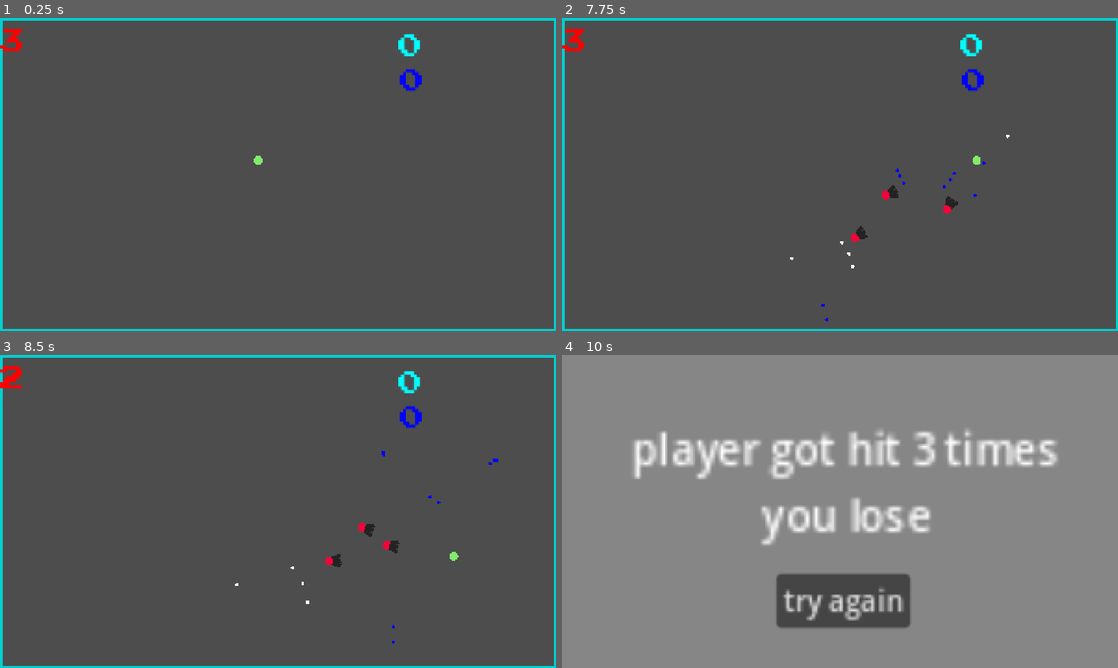
Above: before the commit, frames 1-4 (two rows, left to right).
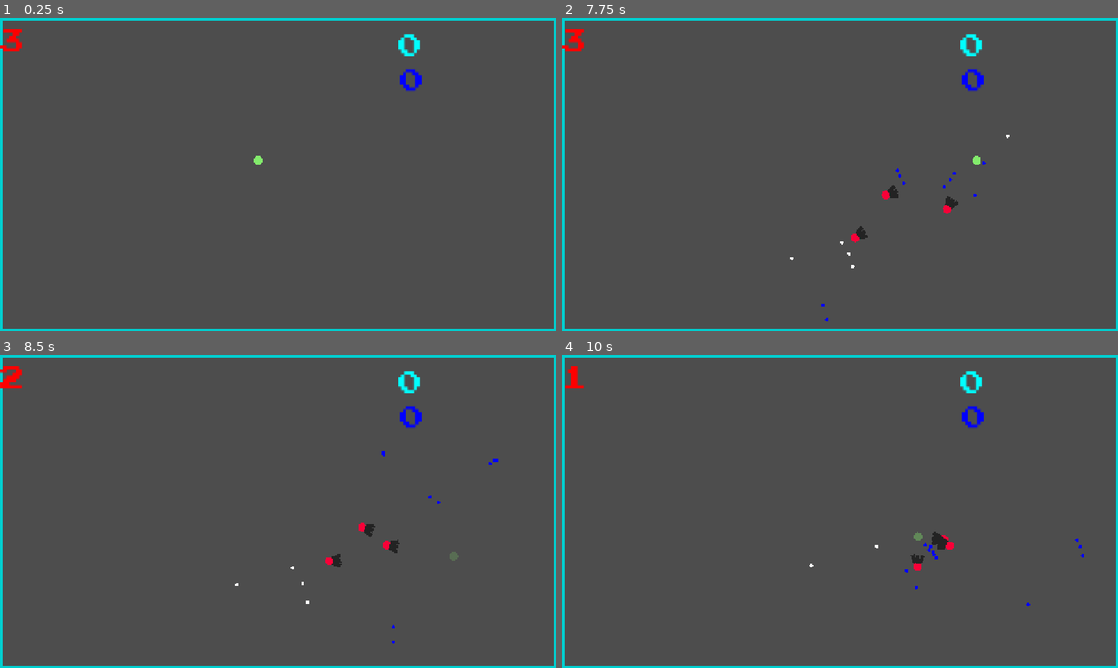
Above: after the commit, the same moments.

Repository: ktosox/GWJ80
Game: Godot game, scene res://level/test_level.tscn
The game is run twice, just before and just after one commit, with the same random seed, the same clock (stepped at 60 frames per second) and the same inputs.
Inputs:
- Up to frame 1 (0.25 s): no input
- Up to frame 2 (7.75 s): tap Enter at 0.5 s; hold D (right) 0.53-1.28 s; hold Down (down) 1.28-2.03 s; hold D (right) 2.03-2.78 s; hold W (up) 2.78-3.53 s; hold A (left) 3.53-5.03 s; hold Down (down) 5.03-5.78 s; hold D (right) 5.78-6.53 s; hold W (up) 6.53-7.28 s; hold D (right) from 7.28 s (still down)
- Up to frame 3 (8.5 s): release D (right) at 8.03 s; hold Down (down) from 8.03 s (still down)
- Up to frame 4 (10 s): release Down (down) at 8.78 s; hold A (left) 8.78-9.53 s; hold W (up) from 9.53 s (still down)

Frames 1-2 are identical in both runs. In frame 3, less than 0.1% of the frame differs, in the area x 80-83%, y 62-66%; in frame 4, 97%, in the area x 0-100%, y 0-100%.

Commit message:
added GameManager + put all UI stuff on a single scene
moved all game logic that gets accessed by UI over to GameManager
moved all of the labels over to UI
added a invurability animation to Player that activates when hits and prevents damage for a period of time

Diff:
--- /dev/null
+++ b/Game/Global/game_manager.gd
@@ -0,0 +1,47 @@
+extends Node
+
+signal score_changed(new_score)
+
+signal health_changed(new_health)
+
+@export var game_over_scene : PackedScene
+
+@export var current_player : CharacterBody2D
+
+@export var current_score : int
+
+@export var current_health : int
+
+
+func change_score(amount = 0):
+	current_score += amount
+	emit_signal("score_changed",current_score)
+	pass
+
+
+func set_score(new_score : int):
+	current_score = new_score
+	emit_signal("score_changed",current_score)
+	pass
+
+func change_health(amount = 0): # - for health lost, + for health gained
+	current_health += amount
+	emit_signal("health_changed",current_health)
+	if current_health < 1:
+		lose_game()
+	pass
+
+func set_health(new_health : int):
+	current_health = new_health
+	emit_signal("health_changed",current_health)
+
+
+func lose_game():
+
+	if(Global.high_score < current_score):
+		Global.high_score = current_score
+		Global.save_game()
+
+	var game_over = game_over_scene.instantiate()
+	get_tree().current_scene.add_child(game_over)
+	pass
--- /dev/null
+++ b/Game/Global/game_manager.tscn
@@ -0,0 +1,8 @@
+[gd_scene load_steps=3 format=3 uid="uid://bsuiktn4hmas4"]
+
+[ext_resource type="Script" uid="uid://cg72kwctsprse" path="res://Global/game_manager.gd" id="1_es8qg"]
+[ext_resource type="PackedScene" uid="uid://b0tj6ma6afh21" path="res://UI/game_over.tscn" id="2_0ke1m"]
+
+[node name="GameManager" type="Node"]
+script = ExtResource("1_es8qg")
+game_over_scene = ExtResource("2_0ke1m")
--- a/Game/level/game_over.tscn
+++ b/Game/UI/game_over.tscn
@@ -1,6 +1,6 @@
 [gd_scene load_steps=2 format=3 uid="uid://b0tj6ma6afh21"]
 
-[ext_resource type="Script" uid="uid://doedhdpvalan1" path="res://level/game_over.gd" id="1_p3wm4"]
+[ext_resource type="Script" uid="uid://doedhdpvalan1" path="res://UI/game_over.gd" id="1_p3wm4"]
 
 [node name="GameOver" type="ColorRect"]
 process_mode = 3
--- /dev/null
+++ b/Game/UI/health_label.gd
@@ -0,0 +1,14 @@
+extends Label
+
+
+
+# Called when the node enters the scene tree for the first time.
+func _ready() -> void:
+
+	GameManager.connect("health_changed",Callable(self,"update_health"))
+
+
+
+func update_health(new_health : int):
+	text = str(new_health)
+	pass
--- /dev/null
+++ b/Game/UI/high_score_label.gd
@@ -0,0 +1,7 @@
+extends Label
+
+# this needs to be up[date once we got some score going
+
+# Called when the node enters the scene tree for the first time.
+func _ready() -> void:
+	text = str(Global.high_score) # Replace with function body.
--- /dev/null
+++ b/Game/UI/score_label.gd
@@ -0,0 +1,10 @@
+extends Label
+
+
+func _ready() -> void:
+	GameManager.connect("score_changed",Callable(self,"update_score"))
+
+
+
+func update_score(new_score : int):
+	text = str(new_score)
--- /dev/null
+++ b/Game/UI/ui.tscn
@@ -0,0 +1,48 @@
+[gd_scene load_steps=5 format=3 uid="uid://b2ov3q3k3dvys"]
+
+[ext_resource type="Script" uid="uid://cgur0gurwjr7a" path="res://UI/health_label.gd" id="1_e6gg6"]
+[ext_resource type="FontFile" uid="uid://kia36owq73kx" path="res://ARCADECLASSIC.TTF" id="1_hat8c"]
+[ext_resource type="Script" uid="uid://hns0uj4tspbi" path="res://UI/high_score_label.gd" id="2_hat8c"]
+[ext_resource type="Script" uid="uid://0bmc5q4p38yj" path="res://UI/score_label.gd" id="3_3sbvi"]
+
+[node name="UI" type="CanvasLayer"]
+
+[node name="Layout" type="Control" parent="."]
+layout_mode = 3
+anchors_preset = 15
+anchor_right = 1.0
+anchor_bottom = 1.0
+grow_horizontal = 2
+grow_vertical = 2
+mouse_filter = 2
+
+[node name="Health" type="Label" parent="Layout"]
+offset_right = 349.0
+offset_bottom = 217.0
+theme_override_colors/font_color = Color(1, 0, 0, 1)
+theme_override_fonts/font = ExtResource("1_hat8c")
+theme_override_font_sizes/font_size = 100
+text = "3"
+script = ExtResource("1_e6gg6")
+
+[node name="HighScore" type="Label" parent="Layout"]
+offset_left = 920.0
+offset_top = 91.0
+offset_right = 1156.0
+offset_bottom = 193.0
+theme_override_colors/font_color = Color(0, 0, 1, 1)
+theme_override_fonts/font = ExtResource("1_hat8c")
+theme_override_font_sizes/font_size = 100
+text = "1000"
+script = ExtResource("2_hat8c")
+
+[node name="CurrentScore" type="Label" parent="Layout"]
+modulate = Color(0, 1, 1, 1)
+offset_left = 916.0
+offset_top = 11.0
+offset_right = 1081.0
+offset_bottom = 113.0
+theme_override_fonts/font = ExtResource("1_hat8c")
+theme_override_font_sizes/font_size = 100
+text = "100"
+script = ExtResource("3_3sbvi")
--- a/Game/enemy/enemy.gd
+++ b/Game/enemy/enemy.gd
@@ -49,5 +49,6 @@
 func _on_hit_box_hit_detected() -> void:
 	health -= 1
 	if(health <= 0):
-		get_parent().score += 1
+		GameManager.change_score(1)
+
 		queue_free()
--- a/Game/level/health_label.gd
+++ /dev/null
@@ -1,18 +0,0 @@
-extends Label
-
-@onready var player: CharacterBody2D = $"../Player"
-
-
-
-# Called when the node enters the scene tree for the first time.
-func _ready() -> void:
-	text = str(player.HP) # Replace with function body.
-
-
-# Called every frame. 'delta' is the elapsed time since the previous frame.
-func _process(delta: float) -> void:
-	pass
-
-
-func _on_player_player_got_hit() -> void:
-	text = str(player.HP) # Replace with function body.
--- a/Game/level/high_score_label.gd
+++ /dev/null
@@ -1,13 +0,0 @@
-extends Label
-@onready var test_level: Node2D = $".."
-
-
-# Called when the node enters the scene tree for the first time.
-func _ready() -> void:
-	text = str(Global.high_score) # Replace with function body.
-
-
-# Called every frame. 'delta' is the elapsed time since the previous frame.
-func _process(delta: float) -> void:
-	if test_level.score > Global.high_score:
-		text = test_level.score
--- a/Game/level/score_label.gd
+++ /dev/null
@@ -1,9 +0,0 @@
-extends Label
-
-@onready var test_level: Node2D = $".."
-
-func _ready() -> void:
-	text = str(test_level.score) # Replace with function body.
-
-func _process(delta: float) -> void:
-	text = str(test_level.score)
--- a/Game/level/test_level.gd
+++ b/Game/level/test_level.gd
@@ -1,32 +1,16 @@
 extends Node2D
 
-@export var current_player : NodePath
 
-var game_over_scene = preload("res://level/game_over.tscn")
 var score : int = 0
 
 var lose : bool = false
 
 var wave : int = 1
 
+
+
 func _ready() -> void:
 	#Global.save_game()
+	GameManager.set_health(3)
+	GameManager.set_score(0)
 	Global.load_game()
-
-
-
-func lose_game():
-
-	if(Global.high_score < score):
-		Global.high_score = score
-		Global.save_game()
-
-	var game_over = game_over_scene.instantiate()
-	add_child(game_over)
-	pass
-
-func _on_player_player_got_hit() -> void:
-	if $Player.HP < 1:
-		lose = true
-		lose_game()
-	pass # Replace with function body.
--- a/Game/level/test_level.tscn
+++ b/Game/level/test_level.tscn
@@ -1,12 +1,9 @@
-[gd_scene load_steps=10 format=3 uid="uid://dkx7vs2rcxeep"]
+[gd_scene load_steps=7 format=3 uid="uid://dkx7vs2rcxeep"]
 
 [ext_resource type="Script" uid="uid://cuj6spgg582qj" path="res://level/test_level.gd" id="1_dsqel"]
 [ext_resource type="PackedScene" uid="uid://pxm57lm46875" path="res://enemy/enemy_spawner.tscn" id="2_owtjd"]
 [ext_resource type="PackedScene" uid="uid://d5145be76quu" path="res://player/player.tscn" id="2_s65ib"]
-[ext_resource type="Script" uid="uid://cgur0gurwjr7a" path="res://level/health_label.gd" id="4_22gpc"]
-[ext_resource type="FontFile" uid="uid://kia36owq73kx" path="res://ARCADECLASSIC.TTF" id="4_xowea"]
-[ext_resource type="Script" uid="uid://0bmc5q4p38yj" path="res://level/score_label.gd" id="5_xowea"]
-[ext_resource type="Script" uid="uid://hns0uj4tspbi" path="res://level/high_score_label.gd" id="7_v7kku"]
+[ext_resource type="PackedScene" uid="uid://b2ov3q3k3dvys" path="res://UI/ui.tscn" id="4_owtjd"]
 
 [sub_resource type="RectangleShape2D" id="RectangleShape2D_amuej"]
 size = Vector2(1280, 100)
@@ -56,36 +53,4 @@
 [node name="Player" parent="." instance=ExtResource("2_s65ib")]
 position = Vector2(594, 327)
 
-[node name="healthLabel" type="Label" parent="."]
-offset_right = 349.0
-offset_bottom = 217.0
-theme_override_colors/font_color = Color(1, 0, 0, 1)
-theme_override_fonts/font = ExtResource("4_xowea")
-theme_override_font_sizes/font_size = 100
-text = "3"
-script = ExtResource("4_22gpc")
-
-[node name="ScoreLabel" type="Label" parent="."]
-modulate = Color(0, 1, 1, 1)
-offset_left = 916.0
-offset_top = 11.0
-offset_right = 956.0
-offset_bottom = 34.0
-theme_override_fonts/font = ExtResource("4_xowea")
-theme_override_font_sizes/font_size = 100
-text = "100"
-script = ExtResource("5_xowea")
-
-[node name="highScoreLabel" type="Label" parent="."]
-offset_left = 920.0
-offset_top = 91.0
-offset_right = 1156.0
-offset_bottom = 193.0
-theme_override_colors/font_color = Color(0, 0, 1, 1)
-theme_override_fonts/font = ExtResource("4_xowea")
-theme_override_font_sizes/font_size = 100
-text = "1000"
-script = ExtResource("7_v7kku")
-
-[connection signal="player_got_hit" from="Player" to="." method="_on_player_player_got_hit"]
-[connection signal="player_got_hit" from="Player" to="healthLabel" method="_on_player_player_got_hit"]
+[node name="UI" parent="." instance=ExtResource("4_owtjd")]
--- a/Game/player/player.gd
+++ b/Game/player/player.gd
@@ -1,11 +1,14 @@
 extends CharacterBody2D
 
-signal player_got_hit
+signal player_got_hit(damage)
 
 const SPEED = 300.0
 
-var HP = 3
+func _ready():
+	GameManager.current_player = self
 
+	connect("player_got_hit",Callable(GameManager,"change_health"))
+	pass
 
 func _physics_process(delta: float) -> void:
 
@@ -17,6 +20,8 @@
 
 
 func _on_hit_box_hit_detected() -> void:
-	HP -= 1
-	emit_signal("player_got_hit")
+	if $DamageAnimator.is_playing():
+		return
+	$DamageAnimator.play("damage")
+	emit_signal("player_got_hit",-1)
 	pass # Replace with function body.
--- a/Game/player/player.tscn
+++ b/Game/player/player.tscn
@@ -1,9 +1,46 @@
-[gd_scene load_steps=4 format=3 uid="uid://d5145be76quu"]
+[gd_scene load_steps=7 format=3 uid="uid://d5145be76quu"]
 
 [ext_resource type="PackedScene" uid="uid://c27urcanyot1m" path="res://hit_box/hit_box.tscn" id="1_oul6g"]
 [ext_resource type="Script" uid="uid://c15fwp6rrgd6o" path="res://player/player.gd" id="1_rkbax"]
 
 [sub_resource type="CircleShape2D" id="CircleShape2D_rkbax"]
+
+[sub_resource type="Animation" id="Animation_g1dw6"]
+length = 0.001
+tracks/0/type = "value"
+tracks/0/imported = false
+tracks/0/enabled = true
+tracks/0/path = NodePath(".:modulate")
+tracks/0/interp = 1
+tracks/0/loop_wrap = true
+tracks/0/keys = {
+"times": PackedFloat32Array(0),
+"transitions": PackedFloat32Array(1),
+"update": 0,
+"values": [Color(1, 1, 1, 1)]
+}
+
+[sub_resource type="Animation" id="Animation_rkbax"]
+resource_name = "damage"
+length = 1.2
+tracks/0/type = "value"
+tracks/0/imported = false
+tracks/0/enabled = true
+tracks/0/path = NodePath(".:modulate")
+tracks/0/interp = 1
+tracks/0/loop_wrap = true
+tracks/0/keys = {
+"times": PackedFloat32Array(0, 0.4, 0.8, 1.2),
+"transitions": PackedFloat32Array(1, 1, 1, 1),
+"update": 0,
+"values": [Color(1, 1, 1, 0), Color(1, 1, 1, 1), Color(1, 1, 1, 0), Color(1, 1, 1, 1)]
+}
+
+[sub_resource type="AnimationLibrary" id="AnimationLibrary_yw30f"]
+_data = {
+&"RESET": SubResource("Animation_g1dw6"),
+&"damage": SubResource("Animation_rkbax")
+}
 
 [node name="Player" type="CharacterBody2D"]
 collision_layer = 2
@@ -22,4 +59,9 @@
 begin_cap_mode = 2
 end_cap_mode = 2
 
+[node name="DamageAnimator" type="AnimationPlayer" parent="."]
+libraries = {
+&"": SubResource("AnimationLibrary_yw30f")
+}
+
 [connection signal="hit_detected" from="HitBox" to="." method="_on_hit_box_hit_detected"]
--- a/Game/project.godot
+++ b/Game/project.godot
@@ -18,6 +18,7 @@
 [autoload]
 
 Global="*res://Global/Global.gd"
+GameManager="*res://Global/game_manager.tscn"
 
 [display]
 
Not shown, added: Game/Global/game_manager.gd.uid
Renamed: Game/level/game_over.gd -> Game/UI/game_over.gd
Renamed: Game/level/game_over.gd.uid -> Game/UI/game_over.gd.uid
Renamed: Game/level/health_label.gd.uid -> Game/UI/health_label.gd.uid
Renamed: Game/level/high_score_label.gd.uid -> Game/UI/high_score_label.gd.uid
Renamed: Game/level/score_label.gd.uid -> Game/UI/score_label.gd.uid
